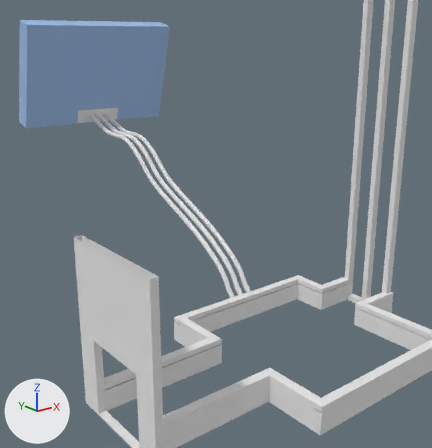
Two versions of the Blender file Assets/models/cave/room02/room02h.blend, one commit apart.
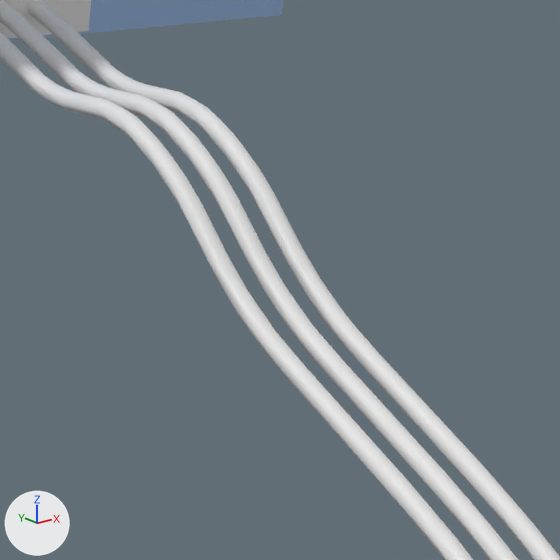
Each version appears first whole from a 50 mm camera at (-233.3, -200.3, -25.5) aimed at (-195.5, -152.9, -44.4), and next in a close-up on the part from 23% to 51% of the width and 25% to 52% of the height. The axes (+X, +Y, +Z) are drawn at lower left. The lights are the same throughout.

The first close-up shows 'cable_box', 'glass_wall', 'miner_wire.000', 'miner_wire.001', 'miner_wire.002'.
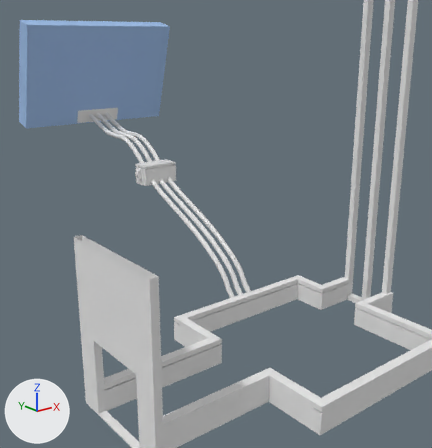
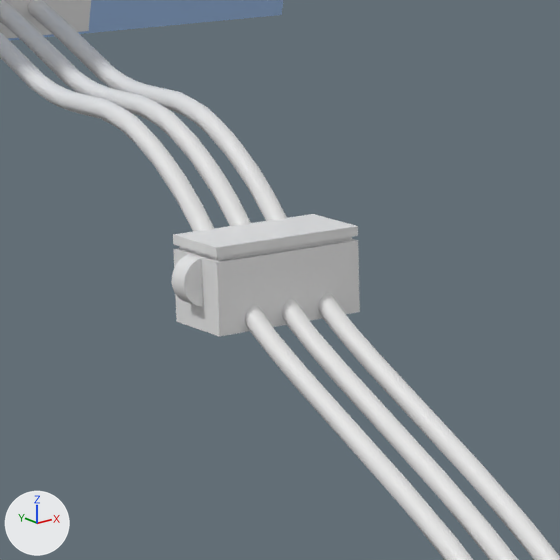
Commit message: room02h: beginnings of miner wire relays

Location of each change, (x1, y1, x2, y2) in pixels of the close-ups (560 x 560 px):
'relay_box', added: after (173, 214, 360, 336)
'relay_hinge', added: after (172, 254, 203, 307)
'Cube.002', added: after (188, 218, 341, 258)

What changed in the scene script:
```text
Add me_cube_007:
    me_cube_007.from_pydata(...)  # 49 vertices, 30 faces; spans x -1.05..1.05, y -0.33..0.33, z -0.24..1.0
Add me_cube_004:
    me_cube_004.from_pydata(...)  # 48 vertices, 33 faces; spans x -1.0..1.05, y -1.13..0.0, z -1.77..1.0
Add me_cylinder:
    me_cylinder.from_pydata(...)  # a 32-sided cylinder along y spanning x -0.556..0.556, y -0.272..0.272, z -0.556..0.556
    me_cylinder.polygons.foreach_set('use_smooth', [True] * 34)
Add ob_cube_002:
    ob_cube_002 = bpy.data.objects.new('Cube.002', me_cube_007)
    ob_cube_002.location = (-199.32, -147.58, -38.92)
    ob_cube_002.scale = (1.83, 0.815, 0.737)
Add ob_relay_box:
    ob_relay_box = bpy.data.objects.new('relay_box', me_cube_004)
    ob_relay_box.parent = ob_relays
    ob_relay_box.matrix_parent_inverse = Matrix(((1.0, 0.0, 0.0, 199.3), (0.0, 1.0, 0.0, 147.6), (0.0, 0.0, 1.0, 38.92), (0.0, 0.0, 0.0, 1.0)))
    ob_relay_box.location = (-199.3, -147.6, -38.92)
    ob_relay_box.scale = (1.83, 0.816, 0.737)
    _m = ob_relay_box.modifiers.new('Mirror', 'MIRROR')
    _m.use_axis = (True, True, False)
    _m.use_clip = True
Add ob_relays:
    ob_relays = bpy.data.objects.new('relays', None)
    ob_relays.location = (-199.3, -147.6, -38.92)
Add ob_relay_hinge:
    ob_relay_hinge = bpy.data.objects.new('relay_hinge', me_cylinder)
    ob_relay_hinge.parent = ob_relays
    ob_relay_hinge.matrix_parent_inverse = Matrix(((1.0, 0.0, 0.0, 199.3), (0.0, 1.0, 0.0, 147.6), (0.0, 0.0, 1.0, 38.92), (0.0, 0.0, 0.0, 1.0)))
    ob_relay_hinge.location = (-201.2, -147.6, -39.09)
    ob_relay_hinge.scale = (1.02, 1.0, 1.02)
    _m = ob_relay_hinge.modifiers.new('EdgeSplit', 'EDGE_SPLIT')
```
